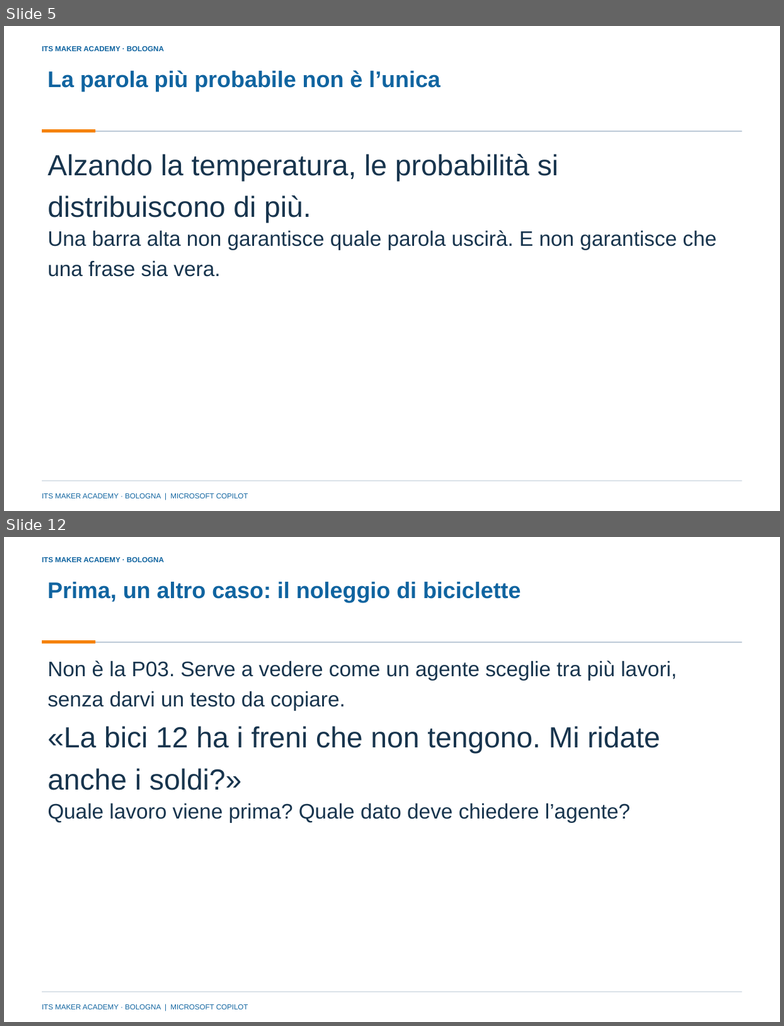
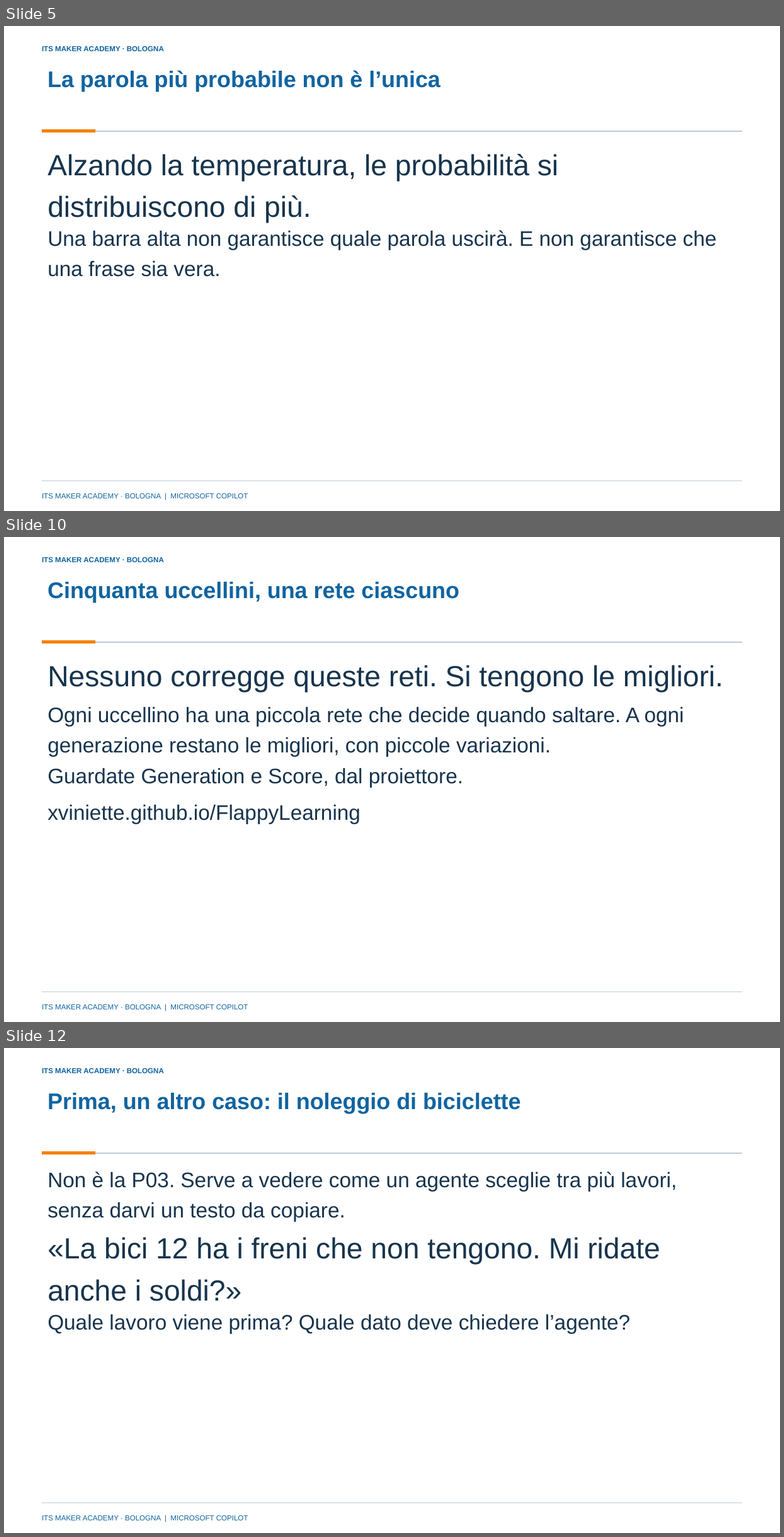
Before and after one commit to franzo9393/ITSCorso_UnslothStudio-Git, a slide deck: lezione 4 - reti neurali e agenti con orchestrazione/Lezione4_Reti_neurali_e_agenti_con_orchestrazione_ITS_MAKER.pptx. Shown one above the other, each under a label of ours: slides 5 and 12 before the commit, slides 5, 10 and 12 after it; the slides between them are not shown. The pictures are 784x1026 and 784x1537 pixels, drawn with LibreOffice and Linux fonts; fonts in the diff are those of the drawing; background and template pictures are left out. Boxes give left, top, right and bottom in pixels: in the first picture for what was removed or moved away, otherwise in the second. Text is boxed around its words. In the diff, an @@ line names an element or a change of style, - is before the commit and + after.

Commit message:
Lezione 4: Playground al centro (quanti neuroni servono), Flappy solo dimostrazione del docente

```diff
--- a/lezione 4 - reti neurali e agenti con orchestrazione/Lezione4_Reti_neurali_e_agenti_con_orchestrazione_ITS_MAKER.pptx
+++ b/lezione 4 - reti neurali e agenti con orchestrazione/Lezione4_Reti_neurali_e_agenti_con_orchestrazione_ITS_MAKER.pptx
@@ slide 10 added at <box>4,537,780,1022</box>, background picture (left out); not listed: 5 template elements that a slide beside it also shows @@
@@ title added at <box>47,582,459,603</box>, 28 pt, text #1064A0, bold @@
+Cinquanta uccellini, una rete ciascuno
@@ text added at <box>47,665,723,693</box>, 36 pt, text #17344D @@
+Nessuno corregge queste reti. Si tengono le migliori.
@@ text added at <box>47,706,684,756</box>, 26 pt, text #17344D @@
+Ogni uccellino ha una piccola rete che decide quando saltare. A ogni generazione restano le migliori, con piccole variazioni.
@@ text added at <box>47,768,463,788</box>, 26 pt, text #17344D @@
+Guardate Generation e Score, dal proiettore.
@@ text added at <box>47,804,361,824</box>, 26 pt, text #17344D @@
+xviniette.github.io/FlappyLearning
```
Also in this commit, not shown: 2 slides changed, 3 other slides added, 4 slides removed, 10 other files.
